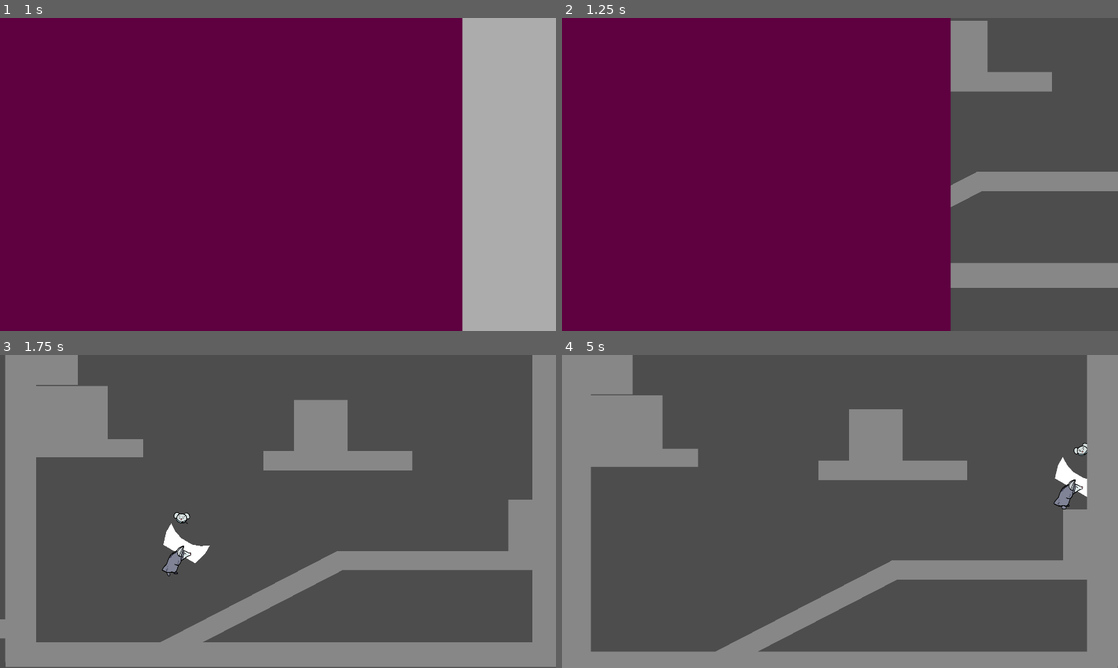
Above: before the commit, frames 1-4 (two rows, left to right).
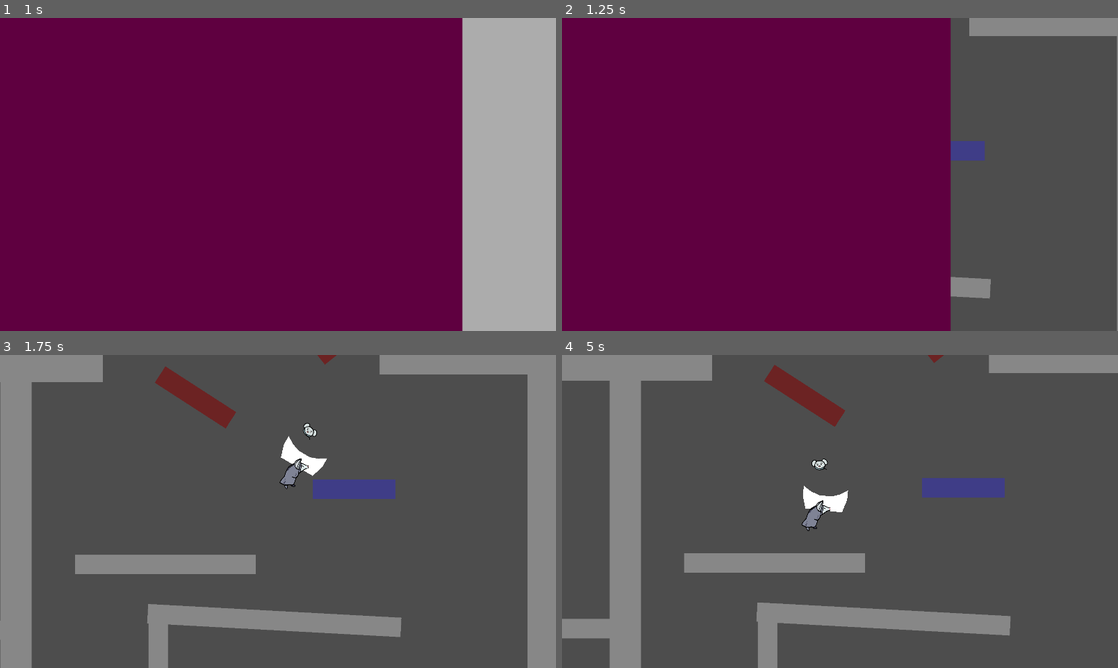
Above: after the commit, the same moments.

Repository: karasikrus/sib_jam_2023
Game: Godot game, scene res://scenes/menu/main_menu.tscn
Same seed, same stepped clock (60 frames per second), same inputs: the game is played once before the commit and once after it.
Inputs:
- Up to frame 1 (1 s): click "Play" at 0.5 s
- Up to frame 2 (1.25 s): no input
- Up to frame 3 (1.75 s): hold Right (ui_right) from 1.28 s (still down); tap Space (jump) at 1.52 s
- Up to frame 4 (5 s): tap Space (jump) at 2.27, 3.77, 4.52 s; release Right (ui_right) at 2.78 s; hold Left (ui_left) 2.78-3.53 s; hold Right (ui_right) from 3.53 s (still down); tap R (Restart, bound only after the commit) at 4.9 s

Frame 1 is identical in both runs. In frame 2, 8.3% of the frame differs, in the area x 69-100%, y 0-100%; in frame 3, 29%; in frame 4, 37%, in the area x 0-100%, y 0-100%.

Commit message:
level modified

Diff:
--- a/project.godot
+++ b/project.godot
@@ -69,6 +69,11 @@
 , Object(InputEventKey,"resource_local_to_scene":false,"resource_name":"","device":-1,"window_id":0,"alt_pressed":false,"shift_pressed":false,"ctrl_pressed":false,"meta_pressed":false,"pressed":false,"keycode":0,"physical_keycode":4194320,"key_label":0,"unicode":0,"echo":false,"script":null)
 ]
 }
+Restart={
+"deadzone": 0.5,
+"events": [Object(InputEventKey,"resource_local_to_scene":false,"resource_name":"","device":-1,"window_id":0,"alt_pressed":false,"shift_pressed":false,"ctrl_pressed":false,"meta_pressed":false,"pressed":false,"keycode":0,"physical_keycode":82,"key_label":0,"unicode":114,"echo":false,"script":null)
+]
+}
 
 [layer_names]
 
--- /dev/null
+++ b/scenes/balance_proto/Game_Level.gd
@@ -0,0 +1,7 @@
+extends Node2D
+
+
+# Called when the node enters the scene tree for the first time.
+func _process(delta):
+	if Input.is_action_just_pressed("Restart"):
+		get_tree().reload_current_scene()
--- a/scenes/balance_proto/Game_Level.tscn
+++ b/scenes/balance_proto/Game_Level.tscn
@@ -1,5 +1,6 @@
-[gd_scene load_steps=11 format=3 uid="uid://46vyvn233cqi"]
-
+[gd_scene load_steps=12 format=3 uid="uid://46vyvn233cqi"]
+
+[ext_resource type="Script" path="res://scenes/balance_proto/Game_Level.gd" id="1_8v8ak"]
 [ext_resource type="PackedScene" uid="uid://b6otlsimcn4nr" path="res://scenes/balance_proto/baby_mouse/baby_mouse.tscn" id="1_j57vw"]
 [ext_resource type="PackedScene" uid="uid://df04pm6gl16en" path="res://scenes/balance_proto/balance_player/balance_player.tscn" id="2_gu3pf"]
 [ext_resource type="PackedScene" uid="uid://bs8pkjy81slme" path="res://scenes/platform/platform.tscn" id="3_ehvyx"]
@@ -23,6 +24,7 @@
 size = Vector2(1145, 650)
 
 [node name="Main" type="Node2D"]
+script = ExtResource("1_8v8ak")
 
 [node name="CanvasModulate" type="CanvasModulate" parent="."]
 visible = false
@@ -30,10 +32,10 @@
 color = Color(0.266667, 0.266667, 0.266667, 1)
 
 [node name="BabyMouse" parent="." instance=ExtResource("1_j57vw")]
-position = Vector2(159, 447)
+position = Vector2(432, -4334)
 
 [node name="BalancePlayer" parent="." instance=ExtResource("2_gu3pf")]
-position = Vector2(161, 549)
+position = Vector2(432, -4233)
 scale = Vector2(2, 2)
 
 [node name="Camera2D" type="Camera2D" parent="BalancePlayer"]
@@ -64,7 +66,7 @@
 collision_layer = 2050
 
 [node name="Platform9" parent="Platforms" instance=ExtResource("3_ehvyx")]
-position = Vector2(569, -4260)
+position = Vector2(-1155, -4716)
 scale = Vector2(23.6012, 1.16024)
 
 [node name="Platform2" parent="Platforms" instance=ExtResource("3_ehvyx")]
@@ -159,7 +161,7 @@
 scale = Vector2(1.20661, 0.626969)
 
 [node name="Platform53" parent="Platforms" instance=ExtResource("3_ehvyx")]
-position = Vector2(-433, -2000)
+position = Vector2(1804, -2848)
 scale = Vector2(1.20661, 0.626969)
 
 [node name="Platform52" parent="Platforms" instance=ExtResource("3_ehvyx")]
@@ -246,43 +248,43 @@
 scale = Vector2(4.80661, 0.626969)
 
 [node name="Platform45" parent="Platforms" instance=ExtResource("3_ehvyx")]
-position = Vector2(261, -1328)
+position = Vector2(-468, -1260)
 scale = Vector2(7.16661, 0.626969)
 
 [node name="Platform67" parent="Platforms" instance=ExtResource("3_ehvyx")]
-position = Vector2(233, -2754)
+position = Vector2(263, -2757)
 scale = Vector2(7.16661, 0.626969)
 
 [node name="Platform91" parent="Platforms" instance=ExtResource("3_ehvyx")]
-position = Vector2(515, -3758)
+position = Vector2(1782, -3929)
 scale = Vector2(1.212, 0.627)
 
 [node name="Platform76" parent="Platforms" instance=ExtResource("3_ehvyx")]
-position = Vector2(354, -3083)
-scale = Vector2(2.322, 4.34701)
+position = Vector2(-633, -2897)
+scale = Vector2(0.632, 4.347)
 
 [node name="Platform93" parent="Platforms" instance=ExtResource("3_ehvyx")]
-position = Vector2(1034, -2741)
+position = Vector2(2337, -2088)
 scale = Vector2(2.082, 1.34701)
 
 [node name="Platform94" parent="Platforms" instance=ExtResource("3_ehvyx")]
-position = Vector2(844, -2854)
-scale = Vector2(1.162, 1.34701)
+position = Vector2(1648, -3479)
+scale = Vector2(1.162, 0.612)
 
 [node name="Platform95" parent="Platforms" instance=ExtResource("3_ehvyx")]
-position = Vector2(1091, -2964)
-scale = Vector2(2.64201, 1.34701)
+position = Vector2(1993, -3524)
+scale = Vector2(2.642, 0.467)
 
 [node name="Platform96" parent="Platforms" instance=ExtResource("3_ehvyx")]
-position = Vector2(857, -3070)
-scale = Vector2(1.162, 1.34701)
+position = Vector2(1969, -3224)
+scale = Vector2(1.512, 0.462)
 
 [node name="Platform78" parent="Platforms" instance=ExtResource("3_ehvyx")]
-position = Vector2(307, -3385)
-scale = Vector2(7.842, 0.627)
+position = Vector2(1131, -3202)
+scale = Vector2(5.112, 0.627)
 
 [node name="Platform83" parent="Platforms" instance=ExtResource("3_ehvyx")]
-position = Vector2(930, -3387)
+position = Vector2(1441, -3856)
 scale = Vector2(5.642, 0.627)
 
 [node name="Platform41" parent="Platforms" instance=ExtResource("3_ehvyx")]
@@ -306,23 +308,23 @@
 scale = Vector2(4.80661, 0.626969)
 
 [node name="Platform54" parent="Platforms" instance=ExtResource("3_ehvyx")]
-position = Vector2(-403, -2144)
+position = Vector2(1300, -2754)
 scale = Vector2(1.20661, 0.626969)
 
 [node name="Platform84" parent="Platforms" instance=ExtResource("3_ehvyx")]
-position = Vector2(109, -2050)
+position = Vector2(109, -2039)
 scale = Vector2(1.382, 0.627)
 
 [node name="Platform85" parent="Platforms" instance=ExtResource("3_ehvyx")]
-position = Vector2(46, -2174)
+position = Vector2(63, -2174)
 scale = Vector2(1.20661, 0.626969)
 
 [node name="Platform55" parent="Platforms" instance=ExtResource("3_ehvyx")]
-position = Vector2(-634, -2256)
+position = Vector2(-679, -2452)
 scale = Vector2(1.80661, 0.626969)
 
 [node name="Platform56" parent="Platforms" instance=ExtResource("3_ehvyx")]
-position = Vector2(-410, -2388)
+position = Vector2(-486, -2608)
 scale = Vector2(1.44661, 0.626969)
 
 [node name="Platform28" parent="Platforms" instance=ExtResource("3_ehvyx")]
@@ -339,11 +341,11 @@
 scale = Vector2(4.142, 0.627)
 
 [node name="Platform71" parent="Platforms" instance=ExtResource("3_ehvyx")]
-position = Vector2(902, 433)
+position = Vector2(2065, 444)
 scale = Vector2(6.80661, 0.626969)
 
 [node name="Platform72" parent="Platforms" instance=ExtResource("3_ehvyx")]
-position = Vector2(500, 531)
+position = Vector2(879, 518)
 rotation = -0.47587
 scale = Vector2(6.80661, 0.626969)
 
@@ -383,26 +385,26 @@
 scale = Vector2(2.32661, 0.626969)
 
 [node name="Platform33" parent="Platforms" instance=ExtResource("3_ehvyx")]
-position = Vector2(796, -1423)
+position = Vector2(793, -1443)
 rotation = 1.57183
 scale = Vector2(3.657, 0.627)
 
 [node name="Platform86" parent="Platforms" instance=ExtResource("3_ehvyx")]
-position = Vector2(760, -1812)
-rotation = 1.57183
-scale = Vector2(3.057, 0.627)
+position = Vector2(762, -1797)
+rotation = 1.57183
+scale = Vector2(2.617, 0.627)
 
 [node name="Platform58" parent="Platforms" instance=ExtResource("3_ehvyx")]
-position = Vector2(-675, -2291)
+position = Vector2(-720, -2487)
 rotation = 1.57183
 scale = Vector2(1.77745, 0.627)
 
 [node name="Platform59" parent="Platforms" instance=ExtResource("3_ehvyx")]
-position = Vector2(-667, -2494)
+position = Vector2(784, -3419)
 scale = Vector2(1.80661, 0.626969)
 
 [node name="Platform60" parent="Platforms" instance=ExtResource("3_ehvyx")]
-position = Vector2(-708, -2529)
+position = Vector2(1222, -3263)
 rotation = 1.57183
 scale = Vector2(1.77745, 0.627)
 
@@ -422,9 +424,9 @@
 scale = Vector2(2.33696, 0.627)
 
 [node name="Platform90" parent="Platforms" instance=ExtResource("3_ehvyx")]
-position = Vector2(588, -3184)
-rotation = 0.0976779
-scale = Vector2(5.68522, 0.627)
+position = Vector2(-469, -3122)
+rotation = 0.0541052
+scale = Vector2(8.195, 0.627)
 
 [node name="Platform35" parent="Platforms" instance=ExtResource("3_ehvyx")]
 position = Vector2(-886, -1783)
@@ -451,14 +453,14 @@
 scale = Vector2(7.75249, 0.626969)
 
 [node name="Platform57" parent="Platforms" instance=ExtResource("3_ehvyx")]
-position = Vector2(-799, -2421)
+position = Vector2(623, -3380)
+rotation = -0.347505
+scale = Vector2(3.83719, 0.626969)
+
+[node name="Platform87" parent="Platforms" instance=ExtResource("3_ehvyx")]
+position = Vector2(974, -2217)
 rotation = -0.640847
-scale = Vector2(3.83719, 0.626969)
-
-[node name="Platform87" parent="Platforms" instance=ExtResource("3_ehvyx")]
-position = Vector2(970, -2269)
-rotation = -0.640847
-scale = Vector2(5.812, 0.627)
+scale = Vector2(4.912, 0.627)
 
 [node name="Platform10" parent="Platforms" instance=ExtResource("3_ehvyx")]
 position = Vector2(1070, 361)
@@ -485,7 +487,11 @@
 scale = Vector2(1.737, 1.662)
 
 [node name="Platform19" parent="Platforms" instance=ExtResource("3_ehvyx")]
-position = Vector2(1773, -2508)
+position = Vector2(2076, -3983)
+scale = Vector2(2.897, 2.337)
+
+[node name="Platform21" parent="Platforms" instance=ExtResource("3_ehvyx")]
+position = Vector2(1928, -5200)
 scale = Vector2(2.897, 2.337)
 
 [node name="Platform50" parent="Platforms" instance=ExtResource("3_ehvyx")]
@@ -497,12 +503,24 @@
 scale = Vector2(2.897, 3.922)
 
 [node name="Platform77" parent="Platforms" instance=ExtResource("3_ehvyx")]
-position = Vector2(2252, -2851)
+position = Vector2(2377, -2773)
 scale = Vector2(3.042, 4.242)
 
+[node name="Platform107" parent="Platforms" instance=ExtResource("3_ehvyx")]
+position = Vector2(451, -2996)
+scale = Vector2(4.737, 1.682)
+
 [node name="Platform62" parent="Platforms" instance=ExtResource("3_ehvyx")]
-position = Vector2(-1228, -2337)
+position = Vector2(-1331, -2324)
 scale = Vector2(2.897, 8.617)
+
+[node name="Platform108" parent="Platforms" instance=ExtResource("3_ehvyx")]
+position = Vector2(945, -4795)
+scale = Vector2(5.087, 8.617)
+
+[node name="Platform109" parent="Platforms" instance=ExtResource("3_ehvyx")]
+position = Vector2(53, -4779)
+scale = Vector2(4.892, 8.617)
 
 [node name="Area2D" type="Area2D" parent="."]
 
@@ -516,6 +534,14 @@
 position = Vector2(759, -2638)
 scale = Vector2(2.667, 0.627)
 
+[node name="IcePlatform8" parent="." instance=ExtResource("4_rmc25")]
+position = Vector2(729, -4282)
+scale = Vector2(2.667, 0.627)
+
+[node name="IcePlatform9" parent="." instance=ExtResource("4_rmc25")]
+position = Vector2(424, -4740)
+scale = Vector2(2.667, 0.627)
+
 [node name="IcePlatform2" parent="." instance=ExtResource("4_rmc25")]
 position = Vector2(328, -2510)
 scale = Vector2(2.667, 0.627)
@@ -536,8 +562,12 @@
 position = Vector2(501, -1733)
 scale = Vector2(3.447, 0.68)
 
+[node name="IcePlatform7" parent="." instance=ExtResource("4_rmc25")]
+position = Vector2(259, -1329)
+scale = Vector2(5.977, 0.68)
+
 [node name="WebPlatform" parent="." instance=ExtResource("5_jw2ia")]
-position = Vector2(150, -2796)
+position = Vector2(-160, -2855)
 scale = Vector2(2.725, 0.63)
 
 [node name="WebPlatform3" parent="." instance=ExtResource("5_jw2ia")]
@@ -552,6 +582,89 @@
 skew = -0.0130732
 launch_force_y = -1500.0
 
+[node name="WebPlatform5" parent="." instance=ExtResource("5_jw2ia")]
+position = Vector2(126, -2759)
+scale = Vector2(2.725, 0.63)
+
+[node name="launch_trigger" parent="WebPlatform5" instance=ExtResource("6_jbwx2")]
+position = Vector2(-0.103821, -29.9458)
+rotation = 0.0138114
+scale = Vector2(3.217, 2.603)
+skew = -0.0130732
+launch_force_y = -1500.0
+
+[node name="WebPlatform8" parent="." instance=ExtResource("5_jw2ia")]
+position = Vector2(1055, -3215)
+scale = Vector2(2.725, 0.63)
+
+[node name="launch_trigger" parent="WebPlatform8" instance=ExtResource("6_jbwx2")]
+position = Vector2(-0.103821, -29.9458)
+rotation = 0.0138114
+scale = Vector2(3.217, 2.603)
+skew = -0.0130732
+launch_force_y = -1400.0
+
+[node name="Platform61" parent="." instance=ExtResource("3_ehvyx")]
+position = Vector2(1068, -3585)
+scale = Vector2(1.20661, 0.626969)
+
+[node name="Platform107" parent="." instance=ExtResource("3_ehvyx")]
+position = Vector2(265, -3556)
+scale = Vector2(7.16661, 0.626969)
+
+[node name="Platform108" parent="." instance=ExtResource("3_ehvyx")]
+position = Vector2(324, -3902)
+scale = Vector2(0.632, 4.347)
+
+[node name="Platform109" parent="." instance=ExtResource("3_ehvyx")]
+position = Vector2(339, -4127)
+scale = Vector2(5.852, 0.627)
+
+[node name="Platform110" parent="." instance=ExtResource("3_ehvyx")]
+position = Vector2(791, -4901)
+scale = Vector2(5.642, 0.627)
+
+[node name="Platform62" parent="." instance=ExtResource("3_ehvyx")]
+position = Vector2(831, -3699)
+scale = Vector2(1.252, 0.627)
+
+[node name="Platform63" parent="." instance=ExtResource("3_ehvyx")]
+position = Vector2(1074, -3885)
+scale = Vector2(1.44661, 0.626969)
+
+[node name="Platform64" parent="." instance=ExtResource("3_ehvyx")]
+position = Vector2(794, -3735)
+rotation = 1.57183
+scale = Vector2(1.77745, 0.627)
+
+[node name="Platform111" parent="." instance=ExtResource("3_ehvyx")]
+position = Vector2(564, -4011)
+rotation = 0.0541052
+scale = Vector2(8.195, 0.627)
+
+[node name="WebPlatform6" parent="." instance=ExtResource("5_jw2ia")]
+position = Vector2(158, -3558)
+scale = Vector2(2.725, 0.63)
+
+[node name="launch_trigger" parent="WebPlatform6" instance=ExtResource("6_jbwx2")]
+position = Vector2(-0.103821, -29.9458)
+rotation = 0.0138114
+scale = Vector2(3.18, 2.603)
+skew = -0.0130732
+launch_force_y = -1700.0
+
+[node name="WebPlatform7" parent="." instance=ExtResource("5_jw2ia")]
+position = Vector2(677, -2970)
+rotation = 0.481977
+scale = Vector2(3.19, 0.63)
+
+[node name="launch_trigger" parent="WebPlatform7" instance=ExtResource("6_jbwx2")]
+position = Vector2(-0.103821, -29.9458)
+rotation = 0.0138114
+scale = Vector2(3.177, 2.603)
+skew = -0.0130732
+launch_force_y = -1800.0
+
 [node name="WebPlatform4" parent="." instance=ExtResource("5_jw2ia")]
 position = Vector2(724, -4610)
 rotation = -0.675853
